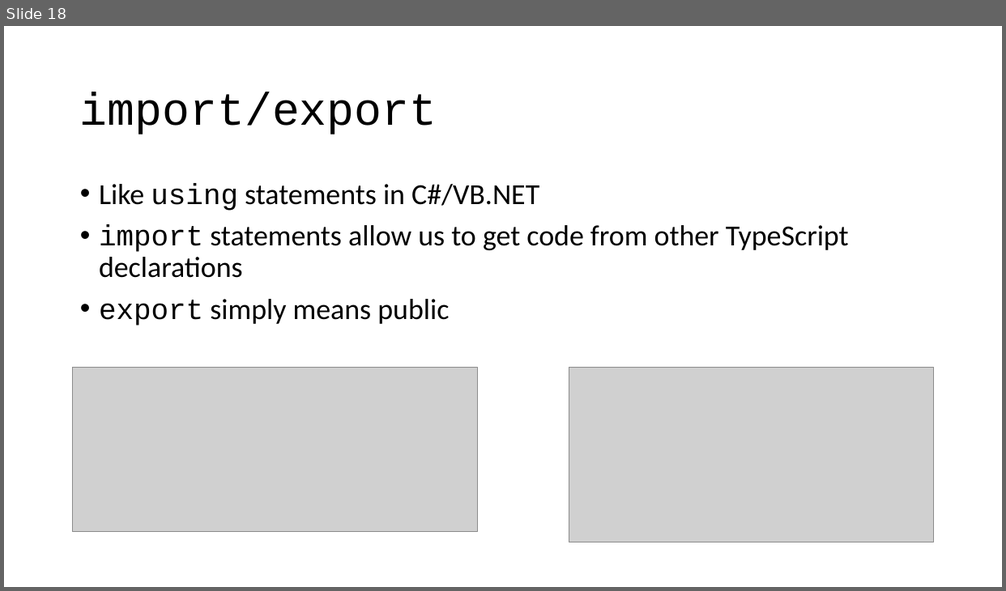
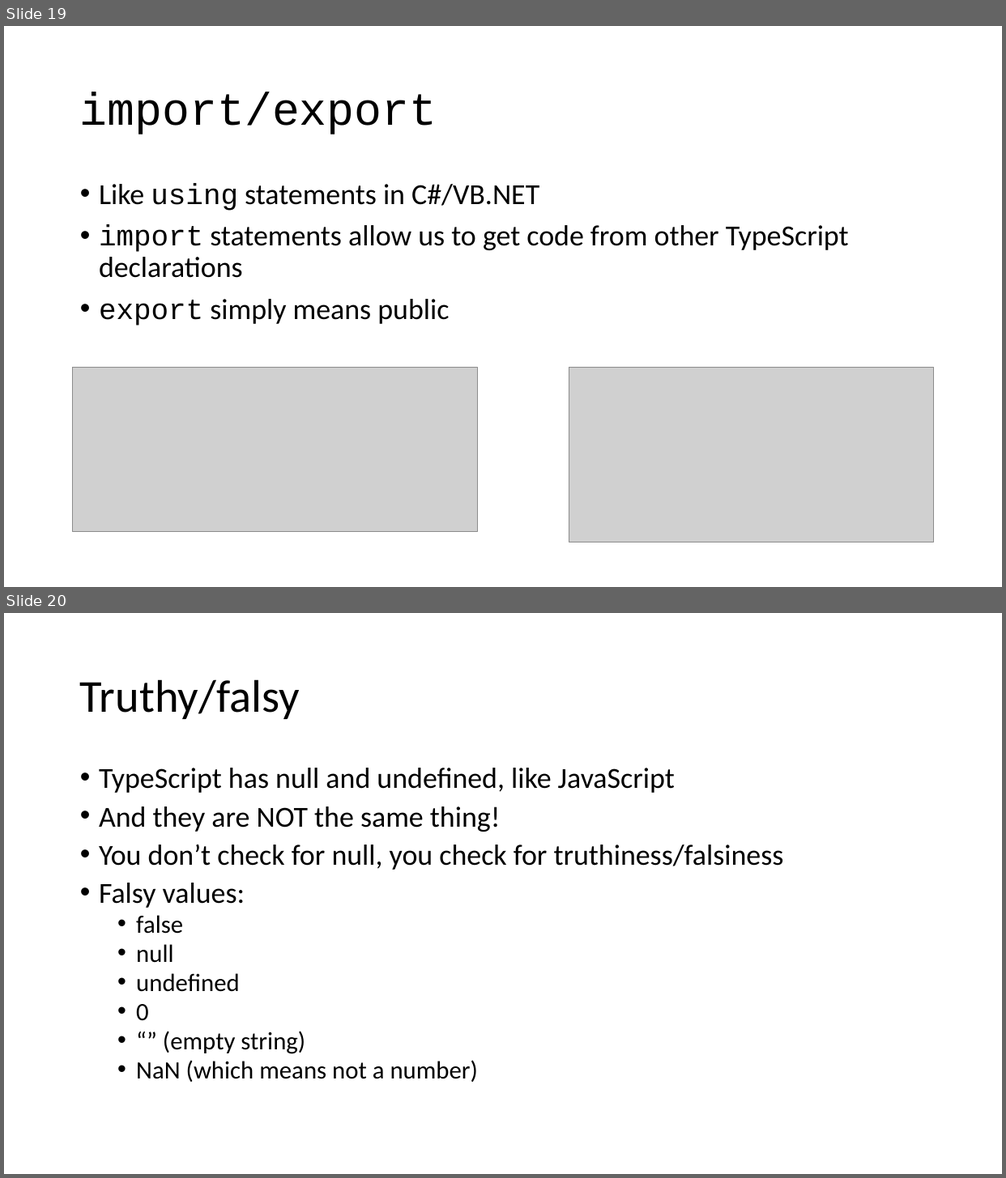
Before and after one commit to schneidenbach/Angular2-AspNetCore-TypeScript-Workshop, a slide deck: slides/1 - TypeScript.pptx. Shown one above the other, each under a label of ours: slide 18 before the commit, slides 19 and 20 after it. The pictures are 1006x591 and 1006x1178 pixels, drawn with LibreOffice and Linux fonts; fonts in the diff are those of the drawing; grey boxes stand for pictures. Boxes give left, top, right and bottom in pixels: in the first picture for what was removed or moved away, otherwise in the second. Text is boxed around its words. In the diff, an @@ line names an element or a change of style, - is before the commit and + after.

```diff
--- a/slides/1 - TypeScript.pptx
+++ b/slides/1 - TypeScript.pptx
@@ slide 20 added at <box>4,613,1002,1174</box>, background #FFFFFF @@
@@ title added at <box>80,679,300,719</box>, 44 pt, text #000000 @@
+Truthy/falsy
@@ text added at <box>99,768,784,1082</box>, 28 pt, text #000000 @@
+• TypeScript has null and undefined, like JavaScript
+• And they are NOT the same thing!
+• You don’t check for null, you check for truthiness/falsiness
+• Falsy values:
+  • false
+  • null
+  • undefined
+  • 0
+  • “” (empty string)
+  • NaN (which means not a number)
@@ what was slide 18 is now slide 19 @@
```
Also in this commit, not shown: 1 other slide added, 23 other files.
